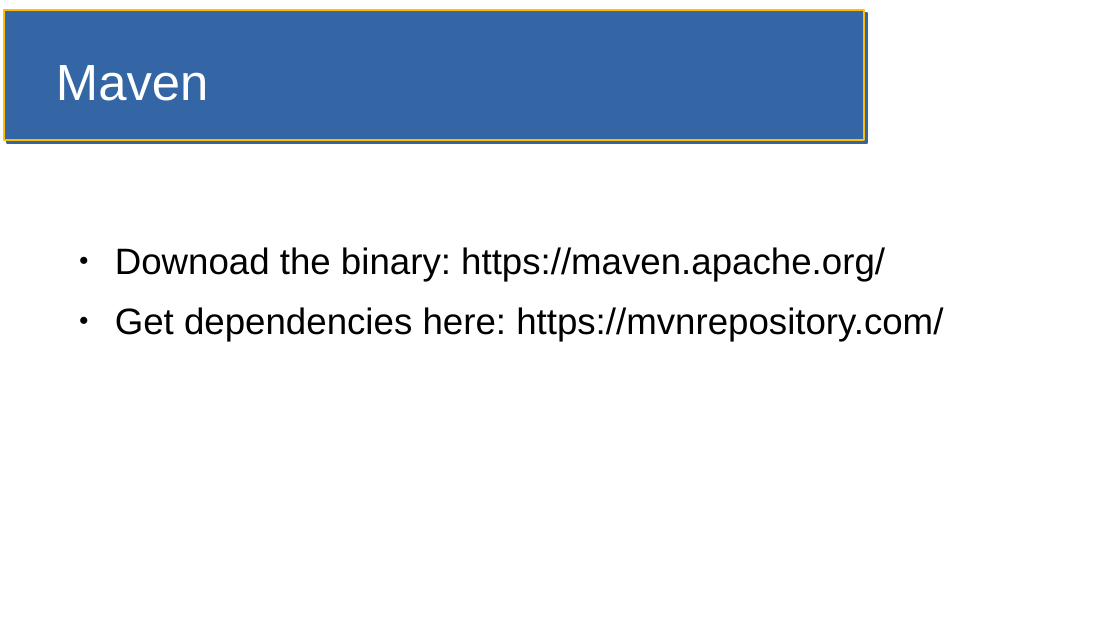
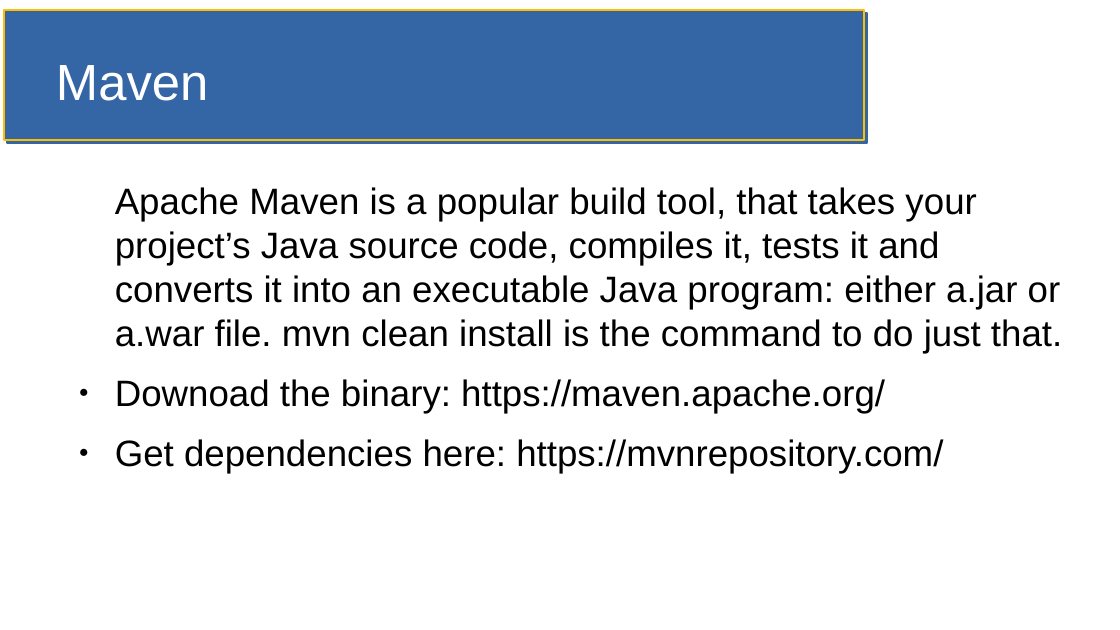
Before and after one commit to jfdoyle3/maven_class, a slide deck: slide 1 of slides/maven.odp. Drawn at 1120x630 pixels with LibreOffice and Linux fonts; fonts in the diff are those of the drawing. Boxes give left, top, right and bottom in pixels: in the first picture for what was removed or moved away, otherwise in the second. Text is boxed around its words. In the diff, an @@ line names an element or a change of style, - is before the commit and + after.

Commit message:
Added in short what maven is

```diff
--- a/slides/maven.odp
+++ b/slides/maven.odp
@@ text at (x1=115, y1=187, x2=1062, y2=353): paragraph added @@
+Apache Maven is a popular build tool, that takes your project’s Java source code, compiles it, tests it and converts it into an executable Java program: either a.jar or a.war file. mvn clean install is the command to do just that.
```
Also in this commit, not shown: 1 slide added, 9 other files.
